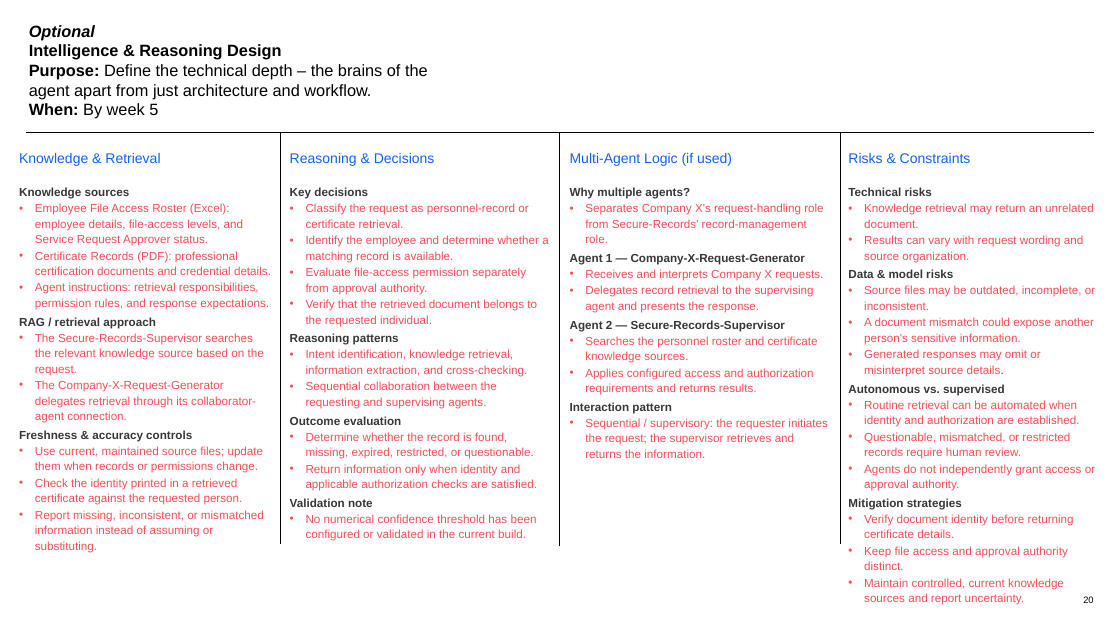
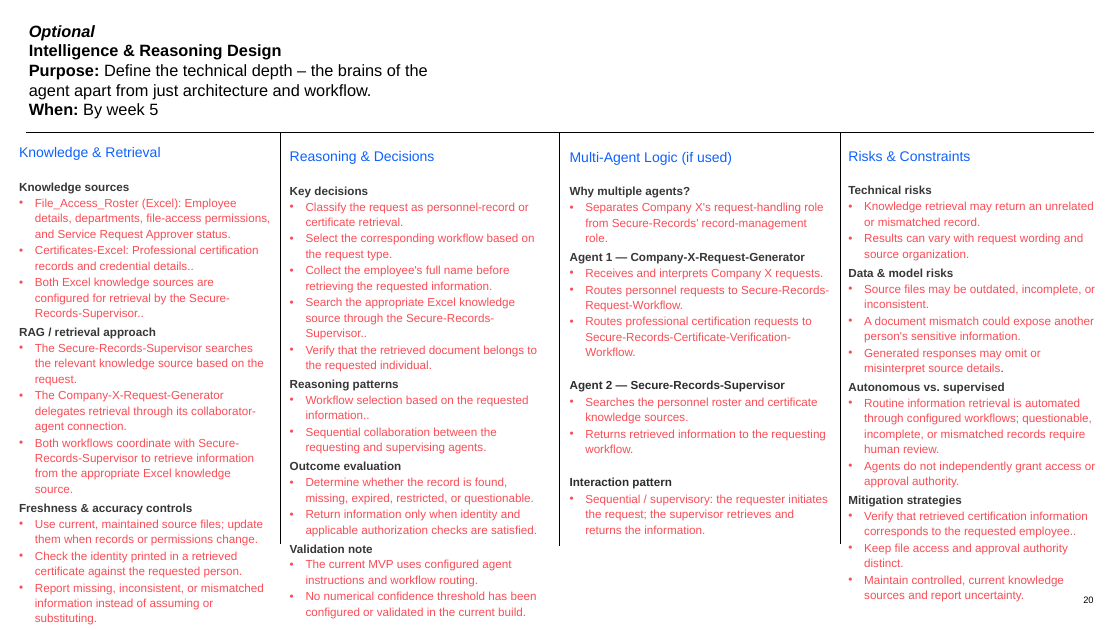
Before and after one commit to miltonr1/Debug-Midnight, a slide deck: slide 20 of Solution Design Guide for Participants, Final.pptx. Drawn at 1120x630 pixels with LibreOffice and Linux fonts; fonts in the diff are those of the drawing. Boxes give left, top, right and bottom in pixels: in the first picture for what was removed or moved away, otherwise in the second. Text is boxed around its words. In the diff, an @@ line names an element or a change of style, - is before the commit and + after.

```diff
--- a/Solution Design Guide for Participants, Final.pptx
+++ b/Solution Design Guide for Participants, Final.pptx
@@ text at (35, 198, 271, 320): text changed @@
-• Employee File Access Roster (Excel): employee details, file-access levels, and Service Request Approver status.
-• Certificate Records (PDF): professional certification documents and credential details.
-• Agent instructions: retrieval responsibilities, permission rules, and response expectations.
+• File_Access_Roster (Excel): Employee details, departments, file-access permissions, and Service Request Approver status.
+• Certificates-Excel: Professional certification records and credential details..
+• Both Excel knowledge sources are configured for retrieval by the Secure-Records-Supervisor..
@@ text at (864, 201, 1094, 226): text changed @@
-• Knowledge retrieval may return an unrelated document.
+• Knowledge retrieval may return an unrelated or mismatched record.
@@ text at (306, 233, 535, 340): text changed @@
-• Identify the employee and determine whether a matching record is available.
-• Evaluate file-access permission separately from approval authority.
+• Select the corresponding workflow based on the request type.
+• Collect the employee's full name before retrieving the requested information.
+• Search the appropriate Excel knowledge source through the Secure-Records-Supervisor..
@@ text at (585, 285, 814, 313): text changed @@
-• Delegates record retrieval to the supervising agent and presents the response.
+• Routes personnel requests to Secure-Records-Request-Workflow.
+• Routes professional certification requests to Secure-Records-Certificate-Verification-Workflow.
@@ text at (570, 380, 785, 489): text colour #373737 to #2D2D2D in "Agent 2 — Secure-Records-Supervisor", "Interaction pattern"; less space between paragraphs @@
@@ text at (306, 395, 529, 419): text changed @@
-• Intent identification, knowledge retrieval, information extraction, and cross-checking.
+• Workflow selection based on the requested information..
@@ text at (864, 398, 1091, 453): text changed @@
-• Routine retrieval can be automated when identity and authorization are established.
-• Questionable, mismatched, or restricted records require human review.
+• Routine information retrieval is automated through configured workflows; questionable, incomplete, or mismatched records require human review.
@@ text at (35, 438, 254, 493): paragraph added @@
+• Both workflows coordinate with Secure-Records-Supervisor to retrieve information from the appropriate Excel knowledge source.
@@ text at (585, 429, 826, 453): text changed @@
-• Applies configured access and authorization requirements and returns results.
+• Returns retrieved information to the requesting workflow.
@@ text at (864, 511, 1088, 538): text changed @@
-• Verify document identity before returning certificate details.
+• Verify that retrieved certification information corresponds to the requested employee..
@@ text at (306, 559, 511, 587): paragraph added @@
+• The current MVP uses configured agent instructions and workflow routing.
```
Also in this commit, not shown: 3 other slides changed.
